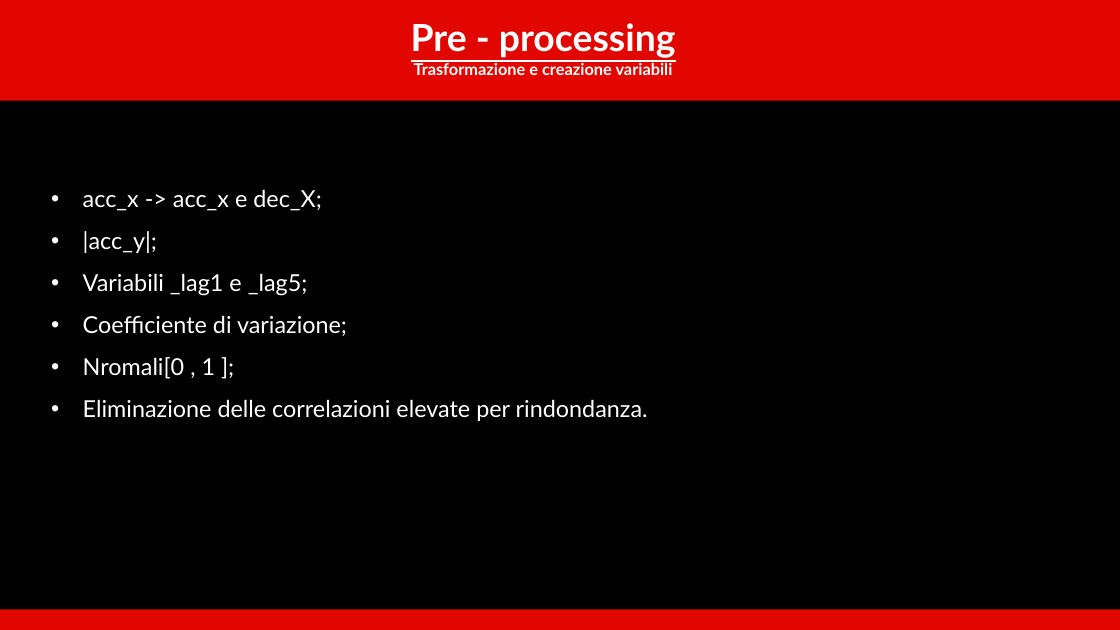
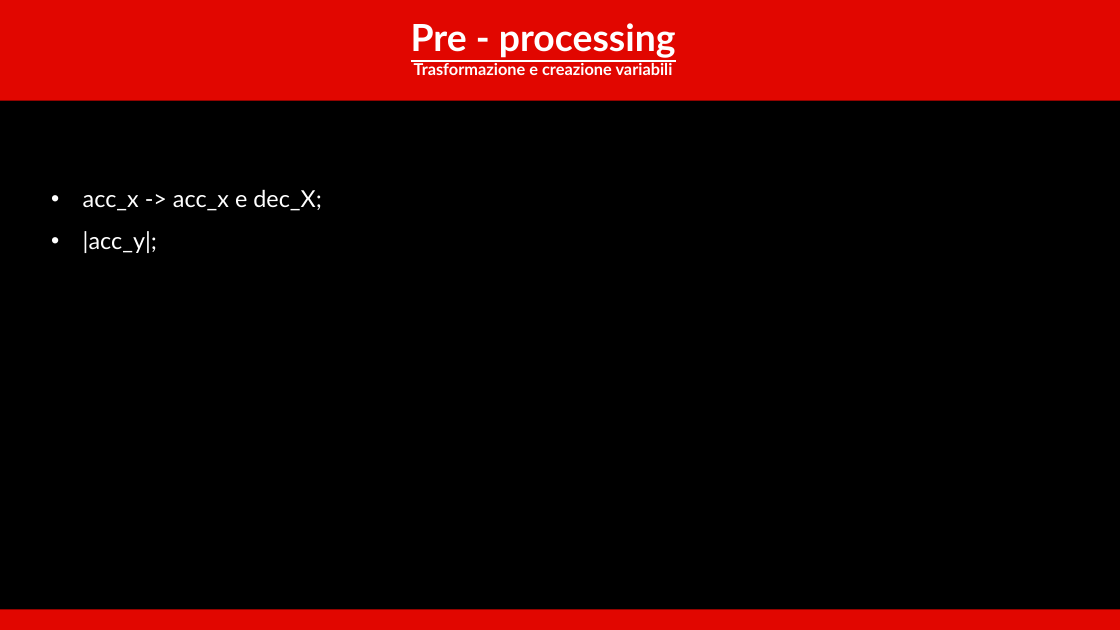
Before and after one commit to WBOnCedR/Stili_di_guida_f1, a slide deck: slide 7 of presentazione_F1_10min.pptx. Drawn at 1120x630 pixels with LibreOffice and Linux fonts; fonts in the diff are those of the drawing; background and template pictures are left out. Boxes give left, top, right and bottom in pixels: in the first picture for what was removed or moved away, otherwise in the second. Text is boxed around its words. In the diff, an @@ line names an element or a change of style, - is before the commit and + after.

```diff
--- a/presentazione_F1_10min.pptx
+++ b/presentazione_F1_10min.pptx
@@ text at [83, 273, 648, 421]: paragraphs removed @@
-• Variabili _lag1 e _lag5;
-• Coefficiente di variazione;
-• Nromali[0 , 1 ];
-• Eliminazione delle correlazioni elevate per rindondanza.
```
Also in this commit, not shown: 14 other slides changed, 3 slides added, 12 other files.
